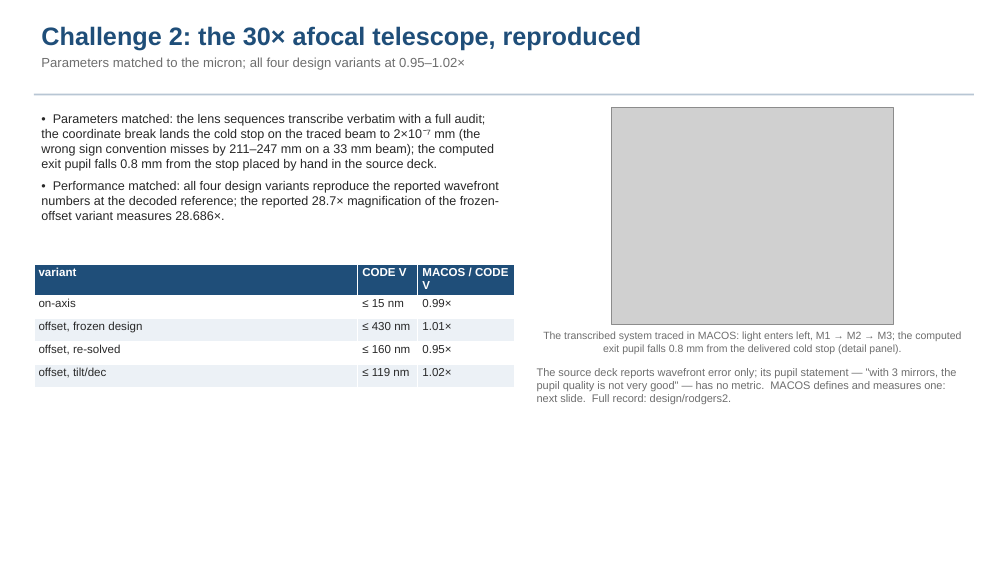
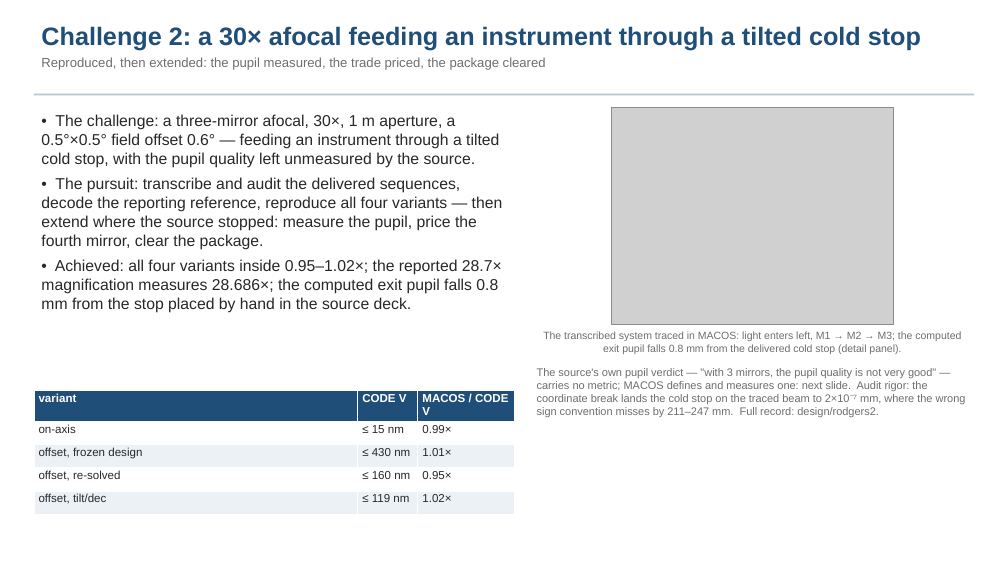
Before and after one commit to nasa-jpl/macos, a slide deck: slide 11 of demo_session/baseline_pass3.pptx. Drawn at 1008x567 pixels with LibreOffice and Linux fonts; fonts in the diff are those of the drawing; grey boxes stand for pictures. Boxes give left, top, right and bottom in pixels: in the first picture for what was removed or moved away, otherwise in the second. Text is boxed around its words. In the diff, an @@ line names an element or a change of style, - is before the commit and + after.

```diff
--- a/demo_session/baseline_pass3.pptx
+++ b/demo_session/baseline_pass3.pptx
@@ text at [41, 26, 921, 70]: text changed @@
-Challenge 2: the 30× afocal telescope, reproduced
-Parameters matched to the micron; all four design variants at 0.95–1.02×
+Challenge 2: a 30× afocal feeding an instrument through a tilted cold stop
+Reproduced, then extended: the pupil measured, the trade priced, the package cleared
@@ text at [41, 114, 503, 313]: text changed; size 12 to 15 pt @@
-• Parameters matched: the lens sequences transcribe verbatim with a full audit; the coordinate break lands the cold stop on the traced beam to 2×10⁻⁷ mm (the wrong sign convention misses by 211–247 mm on a 33 mm beam); the computed exit pupil falls 0.8 mm from the stop placed by hand in the source deck.
-• Performance matched: all four design variants reproduce the reported wavefront numbers at the decoded reference; the reported 28.7× magnification of the frozen-offset variant measures 28.686×.
+• The challenge: a three-mirror afocal, 30×, 1 m aperture, a 0.5°×0.5° field offset 0.6° — feeding an instrument through a tilted cold stop, with the pupil quality left unmeasured by the source.
+• The pursuit: transcribe and audit the delivered sequences, decode the reporting reference, reproduce all four variants — then extend where the source stopped: measure the pupil, price the fourth mirror, clear the package.
+• Achieved: all four variants inside 0.95–1.02×; the reported 28.7× magnification measures 28.686×; the computed exit pupil falls 0.8 mm from the stop placed by hand in the source deck.
@@ text at [537, 368, 966, 417]: text changed @@
-The source deck reports wavefront error only; its pupil statement — "with 3 mirrors, the pupil quality is not very good" — has no metric. MACOS defines and measures one: next slide. Full record: design/rodgers2.
+The source's own pupil verdict — "with 3 mirrors, the pupil quality is not very good" — carries no metric; MACOS defines and measures one: next slide. Audit rigor: the coordinate break lands the cold stop on the traced beam to 2×10⁻⁷ mm, where the wrong sign convention misses by 211–247 mm. Full record: design/rodgers2.
@@ table: place and size @@
-table at [34, 265, 514, 381]
+table at [34, 391, 514, 507]
```
Also in this commit, not shown: 4 other slides changed, 6 other files.
